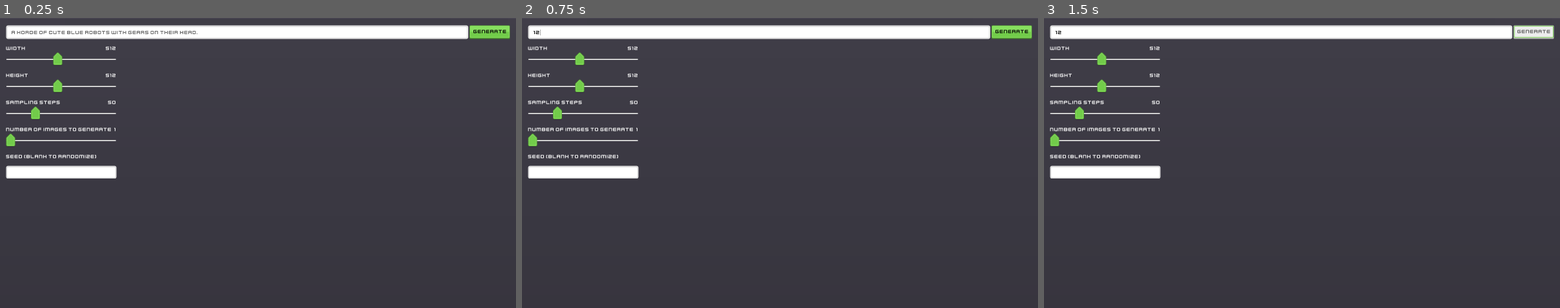
Above: before the commit, frames 1-3 (left to right).
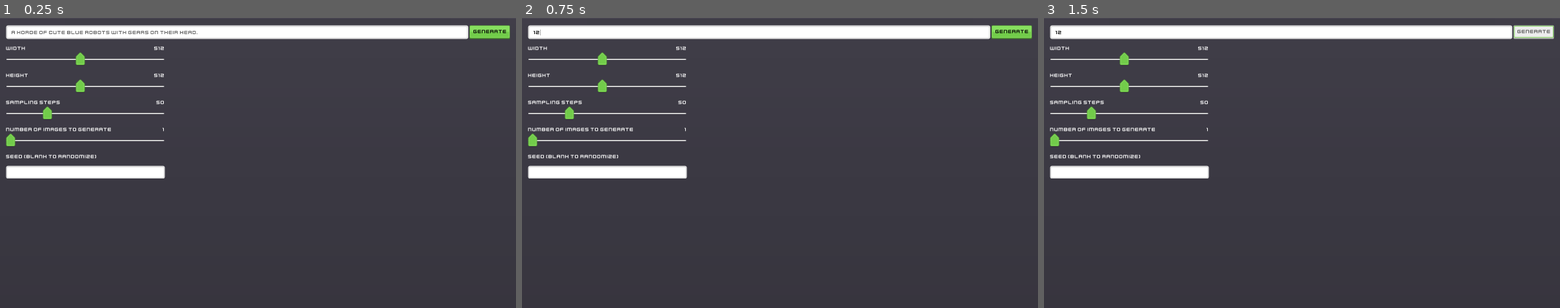
Above: after the commit, the same moments.

Repository: Haidra-Org/Lucid-Creations
Game: Godot game, scene res://StableHordeClient.tscn
The game is run twice, just before and just after one commit, with the same random seed, the same clock (stepped at 60 frames per second) and the same inputs.
Inputs (mouse positions are in pixels of both pictures, inside the frame that each line leads up to):
- Up to frame 1 (0.25 s): no input
- Up to frame 2 (0.75 s): click (759, 32) at 0.52 s; type "12" at 0.6 s
- Up to frame 3 (1.5 s): click "Generate" at 1.25 s

The runs differ from the first frame. In frame 1, 1.1% of the frame differs, in the area x 1-32%, y 9-56%; in frame 2, 1.1%; in frame 3, 1.1%.
Error in both runs: Invalid operands 'String' and 'Nil' in operator '+'. (res://addons/stable_horde_client/stable_horde_client.gd:69)

Commit message:
fixed stupid resizing

Diff:
--- a/ConfigSlider.tscn
+++ b/ConfigSlider.tscn
@@ -3,9 +3,8 @@
 [ext_resource path="res://ConfigSlider.gd" type="Script" id=1]
 
 [node name="ConfigSlider" type="VBoxContainer"]
-margin_left = 28.0
-margin_right = 28.0
-margin_bottom = 42.0
+margin_right = 16.0
+margin_bottom = 510.0
 script = ExtResource( 1 )
 
 [node name="Labels" type="HBoxContainer" parent="."]
--- a/StableHordeClient.gd
+++ b/StableHordeClient.gd
@@ -38,9 +38,8 @@
 		grid.add_child(tr)
 
 func _on_viewport_resized() -> void:
-	display.rect_min_size.x = get_viewport().size.x * 0.75
+	display.rect_min_size.x = (get_viewport().size.x - 200) * 0.75
 	display.rect_min_size.y = get_viewport().size.y - 20
-	print([display.rect_min_size.x,display.rect_size.x,get_viewport().size.x,rect_size.x])
 	var grid_min_size = get_grid_min_size()
 	for tr in grid.get_children():
 		tr.rect_min_size = grid_min_size
--- a/StableHordeClient.tscn
+++ b/StableHordeClient.tscn
@@ -62,44 +62,40 @@
 custom_constants/separation = 20
 
 [node name="ControlsLeft" type="VBoxContainer" parent="MC/VBoxContainer/MainArea"]
-margin_right = 742.0
+margin_right = 342.0
 margin_bottom = 796.0
 size_flags_horizontal = 3
 custom_constants/separation = 20
 
 [node name="Width" parent="MC/VBoxContainer/MainArea/ControlsLeft" instance=ExtResource( 5 )]
 unique_name_in_owner = true
-margin_left = 0.0
-margin_right = 742.0
+margin_right = 342.0
 margin_bottom = 64.0
 config_setting = "width"
 
 [node name="Height" parent="MC/VBoxContainer/MainArea/ControlsLeft" instance=ExtResource( 5 )]
 unique_name_in_owner = true
-margin_left = 0.0
 margin_top = 84.0
-margin_right = 742.0
+margin_right = 342.0
 margin_bottom = 148.0
 config_setting = "height"
 
 [node name="ConfigSlider" parent="MC/VBoxContainer/MainArea/ControlsLeft" instance=ExtResource( 5 )]
 unique_name_in_owner = true
-margin_left = 0.0
 margin_top = 168.0
-margin_right = 742.0
+margin_right = 342.0
 margin_bottom = 232.0
 config_setting = "steps"
 
 [node name="Amount" parent="MC/VBoxContainer/MainArea/ControlsLeft" instance=ExtResource( 5 )]
 unique_name_in_owner = true
-margin_left = 0.0
 margin_top = 252.0
-margin_right = 742.0
+margin_right = 342.0
 margin_bottom = 316.0
 
 [node name="SeedLabel" type="Label" parent="MC/VBoxContainer/MainArea/ControlsLeft"]
 margin_top = 336.0
-margin_right = 742.0
+margin_right = 342.0
 margin_bottom = 354.0
 text = "Seed (blank to randomize)"
 autowrap = true
@@ -107,19 +103,19 @@
 [node name="Seed" type="LineEdit" parent="MC/VBoxContainer/MainArea/ControlsLeft"]
 unique_name_in_owner = true
 margin_top = 374.0
-margin_right = 742.0
+margin_right = 342.0
 margin_bottom = 413.434
 
 [node name="Display" type="VBoxContainer" parent="MC/VBoxContainer/MainArea"]
 unique_name_in_owner = true
-margin_left = 762.0
+margin_left = 362.0
 margin_right = 1562.0
 margin_bottom = 796.0
-rect_min_size = Vector2( 800, 0 )
+rect_min_size = Vector2( 1200, 0 )
 
 [node name="Grid" type="GridContainer" parent="MC/VBoxContainer/MainArea/Display"]
 unique_name_in_owner = true
-margin_right = 800.0
+margin_right = 1200.0
 margin_bottom = 796.0
 size_flags_horizontal = 3
 size_flags_vertical = 3
